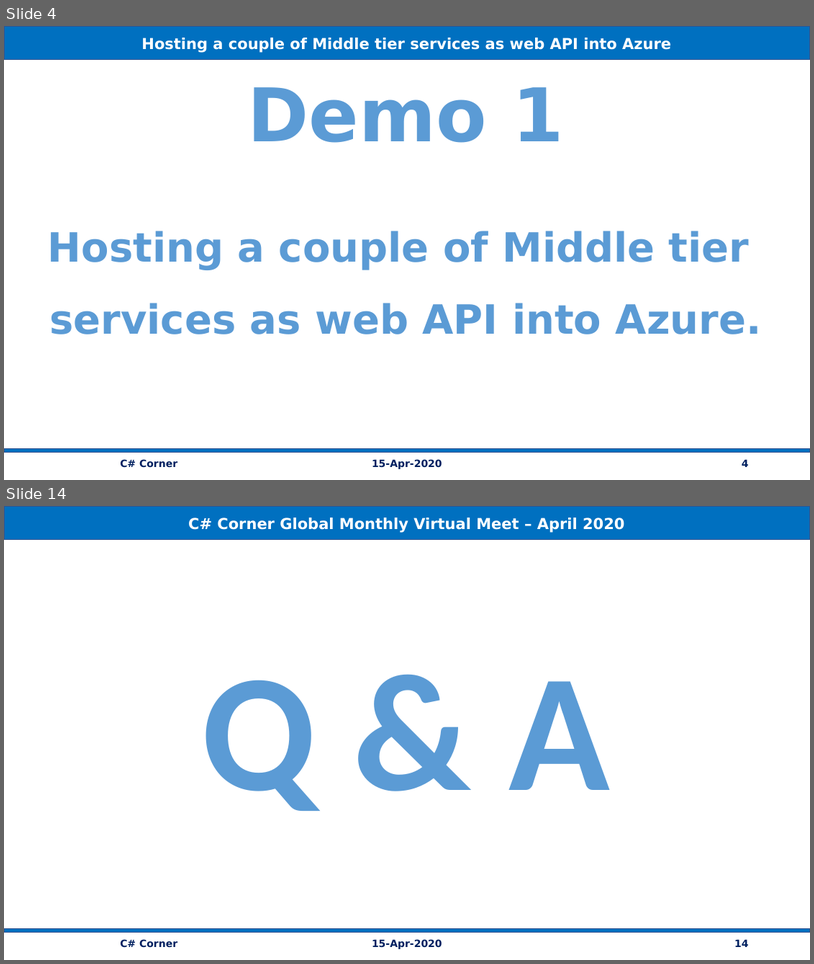
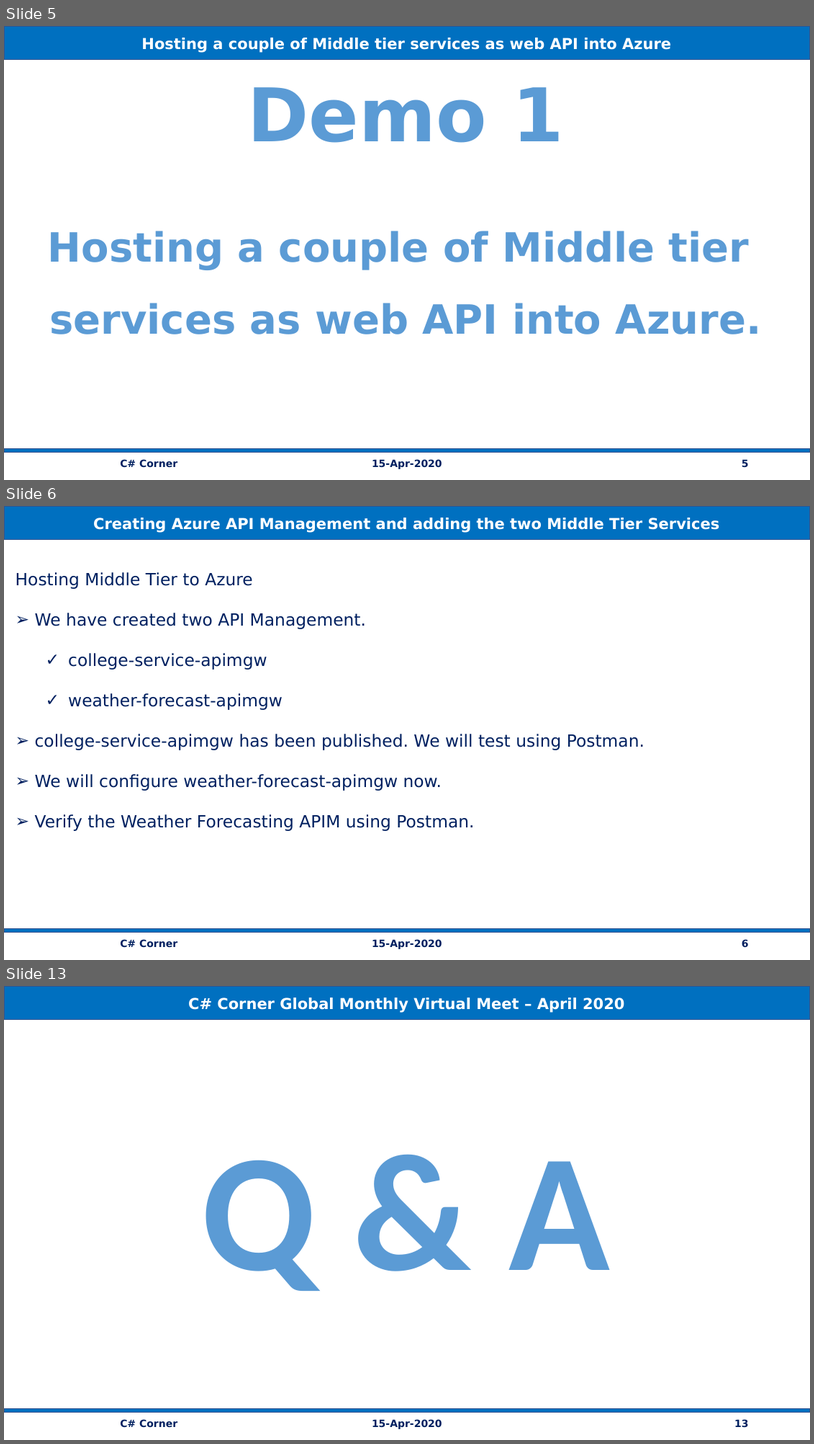
Before and after one commit to vishipayyallore/speaker_series, a slide deck: Azure/15Apr2020_BFF_ApiMgt/Documentation/BackEndForFrontEnd_AzureAPIMgt.pptx. Shown one above the other, each under a label of ours: slides 4 and 14 before the commit, slides 5, 6 and 13 after it; the slides between them are not shown. The pictures are 814x964 and 814x1444 pixels, drawn with LibreOffice and Linux fonts; fonts in the diff are those of the drawing. Boxes give left, top, right and bottom in pixels: in the first picture for what was removed or moved away, otherwise in the second. Text is boxed around its words. In the diff, an @@ line names an element or a change of style, - is before the commit and + after.

```diff
--- a/Azure/15Apr2020_BFF_ApiMgt/Documentation/BackEndForFrontEnd_AzureAPIMgt.pptx
+++ b/Azure/15Apr2020_BFF_ApiMgt/Documentation/BackEndForFrontEnd_AzureAPIMgt.pptx
@@ slide 6 added at (4,506,810,960), background #FFFFFF @@
@@ rectangle added at (4,507,810,539), fill #0070C0, outline #325491 1 pt, 18 pt, text #FFFFFF, bold @@
+Creating Azure API Management and adding the two Middle Tier Services
@@ text added at (16,572,645,831), 20 pt, text #002060 @@
+Hosting Middle Tier to Azure
+➢ We have created two API Management.
+  ✓ college-service-apimgw
+  ✓ weather-forecast-apimgw
+➢ college-service-apimgw has been published. We will test using Postman.
+➢ We will configure weather-forecast-apimgw now.
+➢ Verify the Weather Forecasting APIM using Postman.
@@ rectangle added at (4,928,810,932), fill #0070C0, outline #325491 1 pt @@
@@ text added at (120,939,178,947), 12 pt, text #002060, bold @@
+C# Corner
@@ text added at (372,939,442,949), 12 pt, text #002060, bold @@
+15-Apr-2020
@@ page number added at (742,939,749,947), 12 pt, text #002060, bold @@
+6
@@ what was slide 4 is now slide 5 @@
@@ page number at (742,459,749,467): text changed @@
-4
+5
@@ what was slide 14 is now slide 13 @@
@@ page number at (735,1419,748,1427): text changed @@
-14
+13
```
Also in this commit, not shown: 6 slides changed, 3 other slides added, 5 slides removed, 1 other file.
